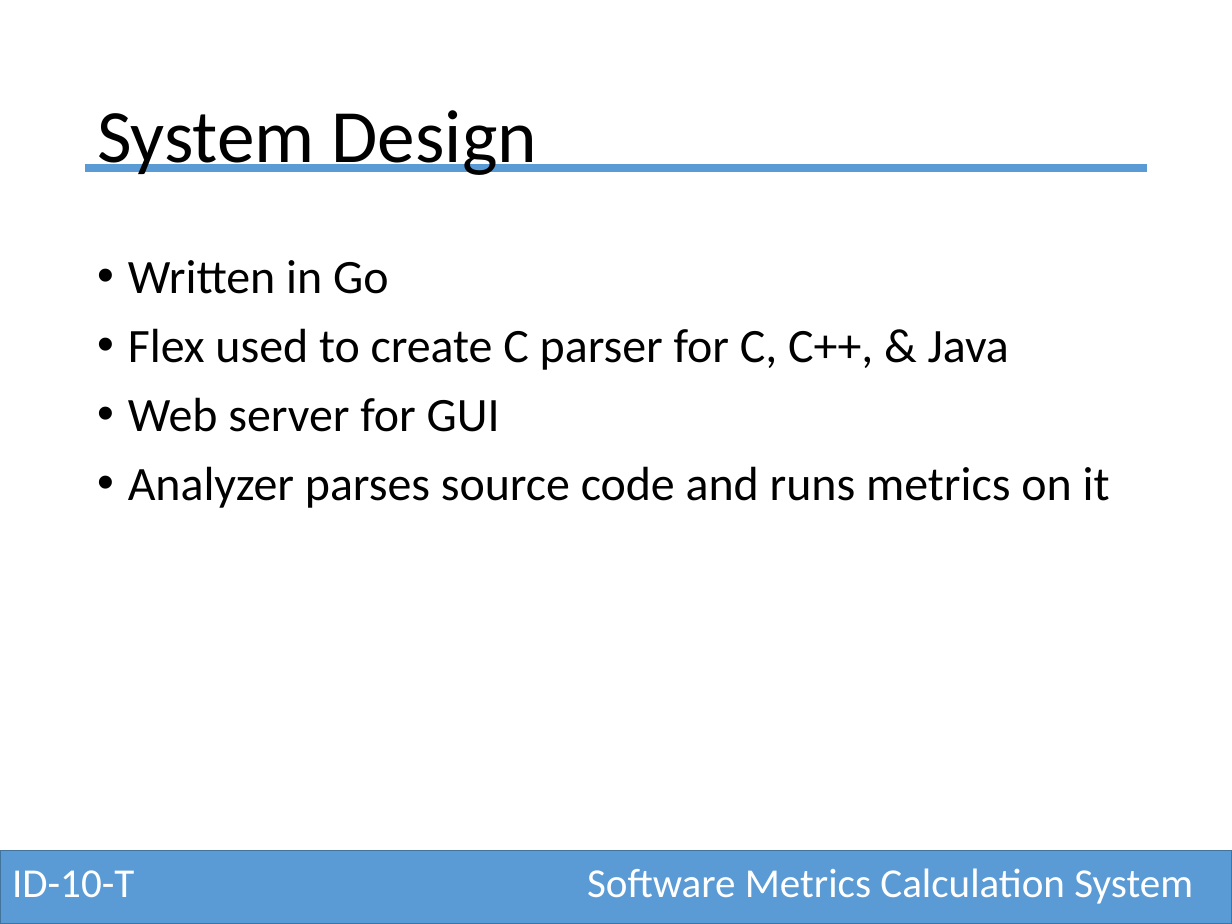
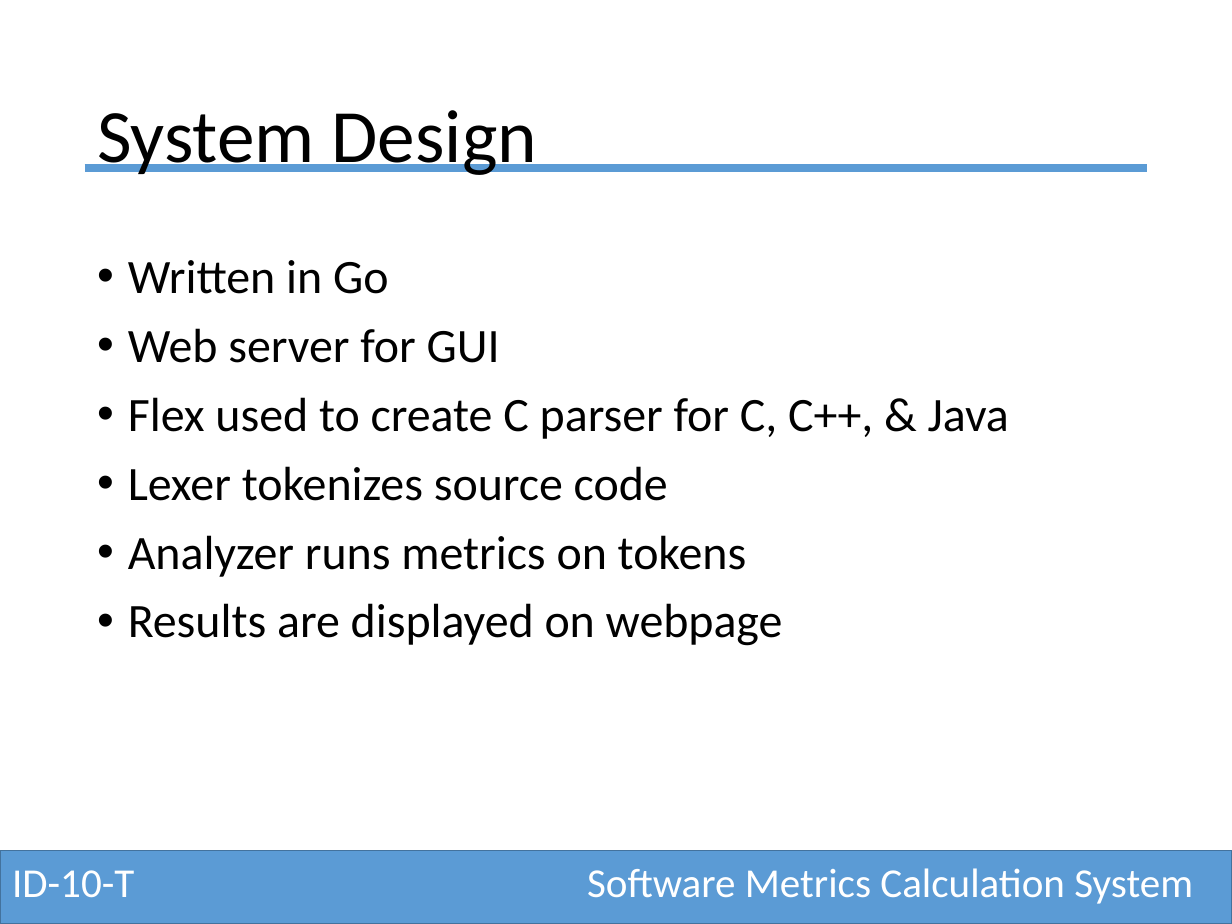
Before and after one commit to csos95/CMPS-4113-Spring-2017, a slide deck: slide 6 of software-engineering-final.pptx. Drawn at 1232x924 pixels with LibreOffice and Linux fonts; fonts in the diff are those of the drawing. Boxes give left, top, right and bottom in pixels: in the first picture for what was removed or moved away, otherwise in the second. Text is boxed around its words. In the diff, an @@ line names an element or a change of style, - is before the commit and + after.

Commit message:
Add to system design section

```diff
--- a/software-engineering-final.pptx
+++ b/software-engineering-final.pptx
@@ text at box(128, 328, 500, 363): paragraph added @@
+• Web server for GUI
@@ text at box(128, 466, 783, 646): text changed @@
-• Web server for GUI
-• Analyzer parses source code and runs metrics on it
+• Lexer tokenizes source code
+• Analyzer runs metrics on tokens
+• Results are displayed on webpage
```
Also in this commit, not shown: 4 slides added.
